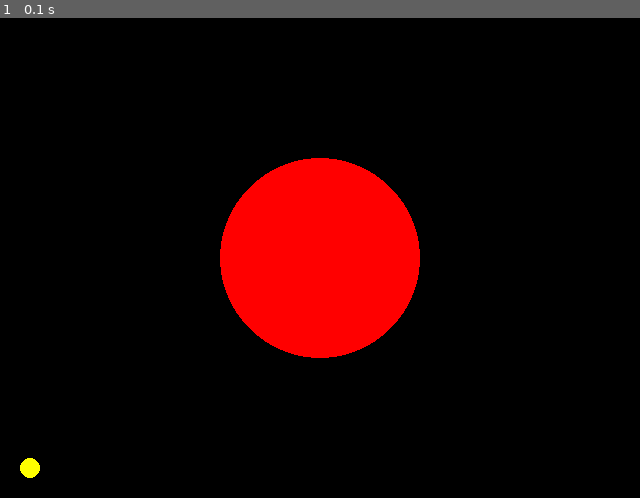
Above: before the commit, frame 1.
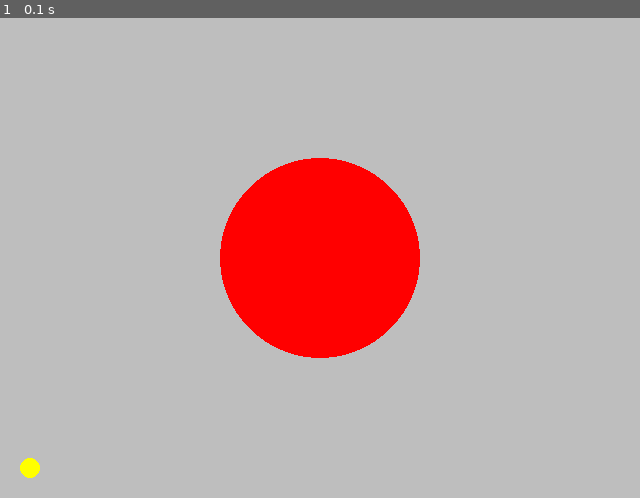
Above: after the commit, the same moment.

Repository: rhit-catapult/pygamestartercode-fisherds
Game: pygame game, started from 01-MovingSmile/ExampleGameLoop.py
Same seed, same stepped clock (60 frames per second), same inputs: the game is played once before the commit and once after it.
Inputs:
- Up to frame 1 (0.1 s): no input

The runs differ from the first frame. In frame 1, 90% of the frame differs, in the area x 0-100%, y 0-100%.

Commit message:
Finished Mike's Rainy Day

Diff:
--- a/01-MovingSmile/ExampleGameLoop.py
+++ b/01-MovingSmile/ExampleGameLoop.py
@@ -38,6 +38,8 @@
 
         # Additional interactions with events
 
+    screen.fill(pygame.Color("Gray"))
+
     # Draw things on the screen
 
     # Done 01: Try to draw a circle (any size, any color, anywhere)
--- a/04-Raindrops/RainyDay.py
+++ b/04-Raindrops/RainyDay.py
@@ -16,7 +16,7 @@
         self.x = x
         self.y = y
         self.speed = random.randint(5, 15)
-        self.speed = 2  # For testing the Hero rain slower
+        # self.speed = 2  # For testing the Hero rain slower
 
     def move(self):
         """ Move the self.y value of the Raindrop down the screen (y increase) at the self.speed. """
@@ -77,28 +77,33 @@
 class Cloud:
     def __init__(self, screen, x, y, image_filename):
         """ Creates a Cloud sprite that will produce Raindrop objects.  The cloud will be moving around. """
-        # TODO 24: Initialize this Cloud, as follows:
-        # TODO    - Store the screen.
-        # TODO    - Set the initial position of this Cloud to x and y.
-        # TODO    - Set the image of this Cloud to the given image filename.
+        # Done 24: Initialize this Cloud, as follows:
+        #     - Store the screen.
+        #     - Set the initial position of this Cloud to x and y.
+        #     - Set the image of this Cloud to the given image filename.
         # TODO    - Create a list for Raindrop objects as an empty list called raindrops.
-        # TODO  Use instance variables:
-        # TODO     screen  x  y  image   raindrops.
-        pass
+        #   Use instance variables:
+        #      screen  x  y  image   raindrops.
+        self.screen = screen
+        self.x = x
+        self.y = y
+        self.image = pygame.image.load(image_filename)
+        self.raindrops = []
 
     def draw(self):
         """ Draws this sprite onto the screen. """
-        # TODO 25: Draw (blit) this Cloud's image at its current position.
-        pass
+        # Done 25: Draw (blit) this Cloud's image at its current position.
+        self.screen.blit(self.image, (self.x, self.y))
 
     def rain(self):
         """ Adds a Raindrop to the array of raindrops so that it looks like the Cloud is raining. """
-        # TODO 28: Append a new Raindrop to this Cloud's list of raindrops,
-        # TODO    where the new Raindrop starts at:
-        # TODO      - x is a random integer between this Cloud's x and this Cloud's x + 300.
-        # TODO      - y is this Cloud's y + 100.
-        pass
-
+        # Done 28: Append a new Raindrop to this Cloud's list of raindrops,
+        #     where the new Raindrop starts at:
+        #       - x is a random integer between this Cloud's x and this Cloud's x + 300.
+        #       - y is this Cloud's y + 100.
+        new_drop = Raindrop(self.screen, random.randint(self.x, self.x + self.image.get_width()),
+                            self.y + self.image.get_height() - 10)
+        self.raindrops.append(new_drop)
 
 def main():
     """ Main game loop that creates the sprite objects, controls interactions, and draw the screen. """
@@ -111,13 +116,14 @@
     clock = pygame.time.Clock()
 
     # Done 7: As a temporary test, make a new Raindrop called test_drop at x=320 y=10
-    test_drop = Raindrop(screen, 750, 10)
+    # test_drop = Raindrop(screen, 750, 10)
 
     # Done 15: Make a Hero, named mike, with appropriate images, starting at position x=200 y=400.
     mike = Hero(screen, 200, 410, "Mike_umbrella.png", "Mike.png")
     # Done 15: Make a Hero, named alyssa, with appropriate images, starting at position x=700 y=400.
     alyssa = Hero(screen, 700, 410, "Alyssa_umbrella.png", "Alyssa.png")
-    # TODO 23: Make a Cloud, named cloud, with appropriate images, starting at position x=300 y=50.
+    # Done 23: Make a Cloud, named cloud, with appropriate images, starting at position x=300 y=50.
+    cloud = Cloud(screen, 300, 50, "cloud.png")
 
     # Done 3: Enter the game loop, with a clock tick of 60 (or so) at each iteration.
     while True:
@@ -127,14 +133,31 @@
             if event.type == pygame.QUIT:
                 sys.exit()
 
-        # TODO 27: Inside the game loop (AFTER the events loop above), get the list of keys that are currently pressed.
-        # TODO    Arrange so that the Cloud moves:
-        # TODO      5 pixels (or 10 pixels) to the right if the Right Arrow key (pygame.K_RIGHT) is pressed.
-        # TODO      5 pixels (or 10 pixels) to the left  if the Left  Arrow key (pygame.K_LEFT)  is pressed.
-        # TODO      5 pixels (or 10 pixels) up           if the Up    Arrow key (pygame.K_UP)    is pressed.
-        # TODO      5 pixels (or 10 pixels) down         if the Down  Arrow key (pygame.K_DOWN)  is pressed.
+        # Done 27: Inside the game loop (AFTER the events loop above), get the list of keys that are currently pressed.
+        #     Arrange so that the Cloud moves:
+        #       5 pixels (or 10 pixels) to the right if the Right Arrow key (pygame.K_RIGHT) is pressed.
+        #       5 pixels (or 10 pixels) to the left  if the Left  Arrow key (pygame.K_LEFT)  is pressed.
+        #       5 pixels (or 10 pixels) up           if the Up    Arrow key (pygame.K_UP)    is pressed.
+        #       5 pixels (or 10 pixels) down         if the Down  Arrow key (pygame.K_DOWN)  is pressed.
         # DISCUSS: If you want something to happen once per key press, put it in the events loop above
         #          If you want something to continually happen while holding the key, put it after the events loop.
+        pressed_keys = pygame.key.get_pressed()
+        if pressed_keys[pygame.K_UP]:
+            cloud.y = cloud.y - 10
+            if cloud.y < 0:
+                cloud.y = 0
+        if pressed_keys[pygame.K_DOWN]:
+            cloud.y = cloud.y + 10
+            if cloud.y > 300:
+                cloud.y = 300
+        if pressed_keys[pygame.K_LEFT]:
+            cloud.x = cloud.x - 10
+            if cloud.x < 0:
+                cloud.x = 0
+        if pressed_keys[pygame.K_RIGHT]:
+            cloud.x = cloud.x + 10
+            if cloud.x + cloud.image.get_width() > screen.get_width():
+                cloud.x = screen.get_width() - cloud.image.get_width()
 
         # Done 5: Inside the game loop, draw the screen (fill with white)
         screen.fill(pygame.Color("White"))
@@ -142,32 +165,46 @@
         # Done 12: As a temporary test, move test_drop
         # Done 14: As a temporary test, check if test_drop is off screen, if so reset the y position to 10
         # Done 10: As a temporary test, draw test_drop
-        test_drop.move()
-        if test_drop.off_screen():
-            test_drop.y = 10
-        test_drop.draw()
+        # test_drop.move()
+        # if test_drop.off_screen():
+        #     test_drop.y = 10
+        # test_drop.draw()
 
         # Done 20: As a temporary test, check if test_drop is hitting Mike (or Alyssa), if so set their last_hit_time
         # Done 22: When you run this test, slow the rain down to a speed of 2 to see the result, then remove that code
-        if mike.hit_by(test_drop):
-            mike.last_hit_time = time.time()
-        if alyssa.hit_by(test_drop):
-            alyssa.last_hit_time = time.time()
-
-        # TODO 26: Draw the Cloud.
-
-        # TODO 29: Remove the temporary testdrop code from this function and refactor it as follows:
-        # TODO: Make the Cloud "rain", then:
-        # TODO    For each Raindrop in the Cloud's list of raindrops:
-            # TODO      - move the Raindrop.
-            # TODO      - draw the Raindrop.
-            # TODO  30: if the Hero (Mike or Alyssa) is hit by a Raindrop, set the Hero's last_time_hit to the current time.
+        # if mike.hit_by(test_drop):
+        #     mike.last_hit_time = time.time()
+        # if alyssa.hit_by(test_drop):
+        #     alyssa.last_hit_time = time.time()
+
+
+        # Done 29: Remove the temporary testdrop code from this function and refactor it as follows:
+        # : Make the Cloud "rain", then:
+        #     For each Raindrop in the Cloud's list of raindrops:
+            #       - move the Raindrop.
+            #       - draw the Raindrop.
+            #  if the Hero (Mike or Alyssa) is hit by a Raindrop, set the Hero's last_time_hit to the current time.
             # Optional  - if the Raindrop is off the screen or hitting a Hero, remove it from the Cloud's list of raindrops.
+        cloud.rain()
+        for drop in cloud.raindrops:
+            drop.move()
+            drop.draw()
+            if mike.hit_by(drop):
+                mike.last_hit_time = time.time()
+                cloud.raindrops.remove(drop)
+            if alyssa.hit_by(drop):
+                alyssa.last_hit_time = time.time()
+                cloud.raindrops.remove(drop)
+            if drop.off_screen():
+                cloud.raindrops.remove(drop)
 
         # Done 18: Draw the Heroes (Mike and Alyssa)
         mike.draw()
         alyssa.draw()
 
+        # Done 26: Draw the Cloud.
+        cloud.draw()
+
         # Done 6: Update the display and remove the pass statement below
         pygame.display.update()
 
